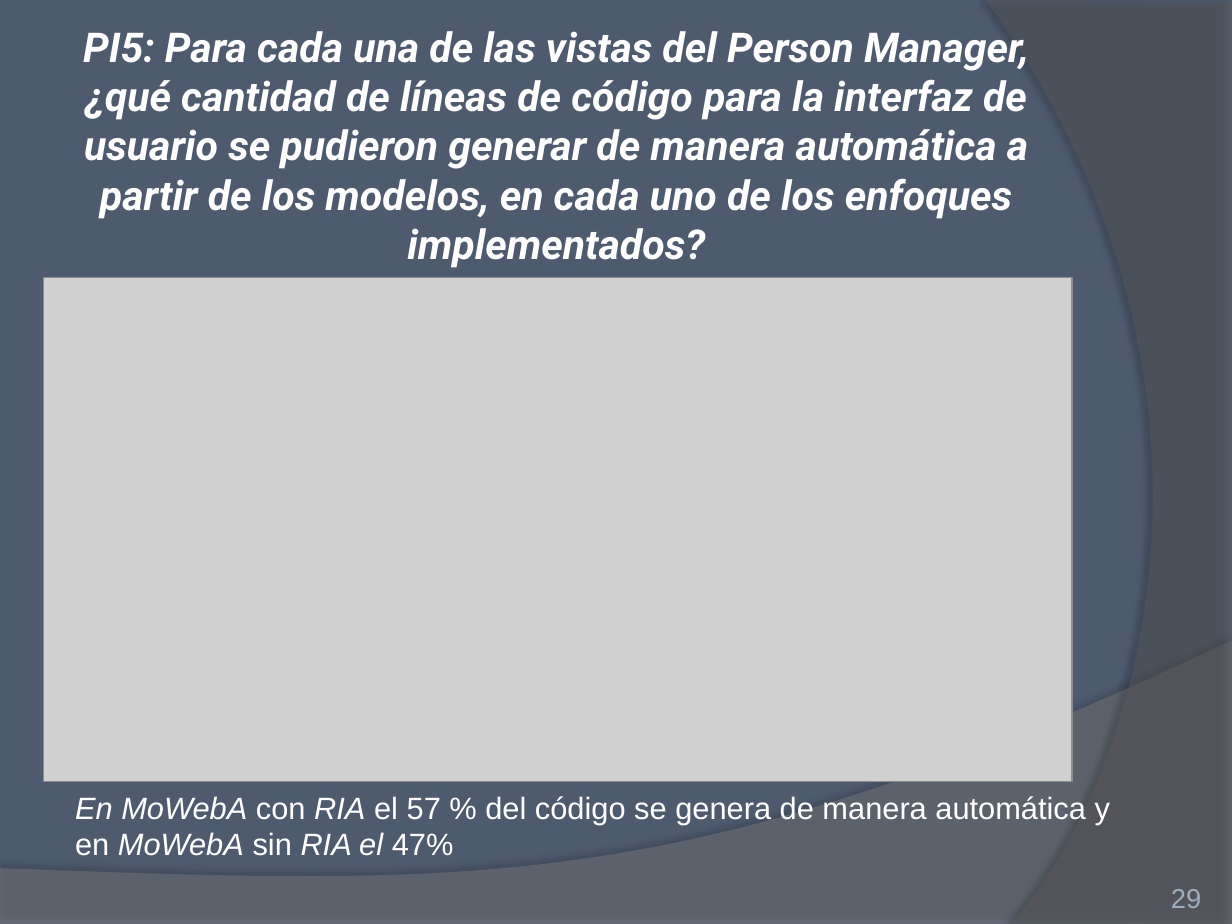
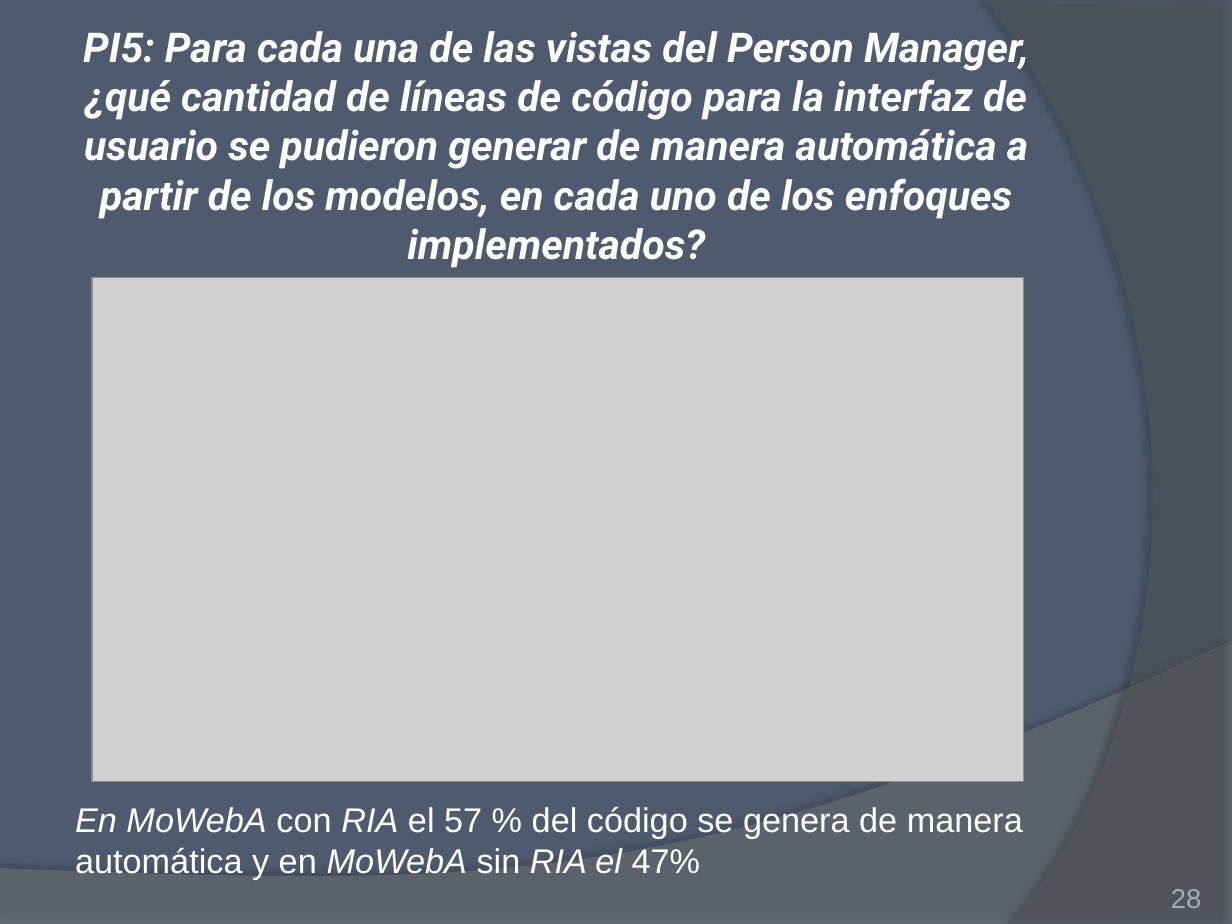
Before and after one commit to ivalop81/Metamodelo-Cybse2016, a slide deck: slide 28 of Presentacion final .pptx (slide 29 before the commit). Drawn at 1232x924 pixels with LibreOffice and Linux fonts; fonts in the diff are those of the drawing; grey boxes stand for pictures. Boxes give left, top, right and bottom in pixels: in the first picture for what was removed or moved away, otherwise in the second. Text is boxed around its words. In the diff, an @@ line names an element or a change of style, - is before the commit and + after.

```diff
--- a/Presentacion final .pptx
+++ b/Presentacion final .pptx
@@ picture: place and size @@
-picture at <box>43,277,1072,781</box>
+picture at <box>92,277,1024,781</box>
@@ text "En MoWebA con RIA el ...": place and size @@
-text "En MoWebA con RIA el ..." at <box>75,796,1110,856</box>
+text "En MoWebA con RIA el ..." at <box>75,807,1023,879</box>
@@ text "En MoWebA con RIA el ..." at <box>75,807,1023,879</box>: size 18 to 20 pt @@
@@ page number at <box>1171,889,1201,908</box>: text changed @@
-29
+28
```
Also in this commit, not shown: 7 other slides changed, 1 slide removed, 7 other files.
